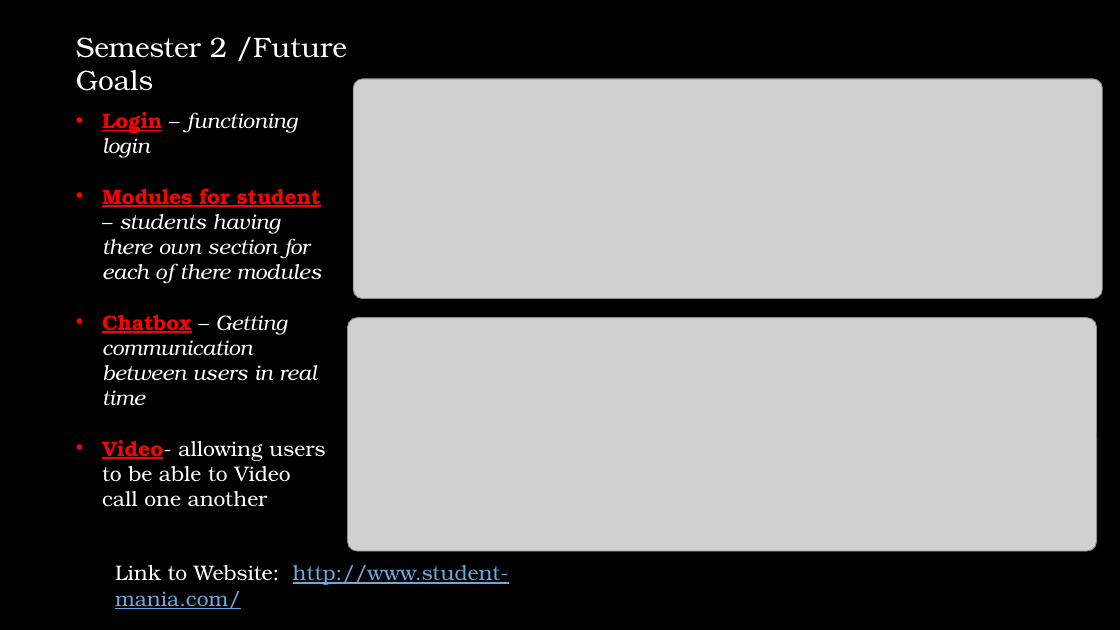
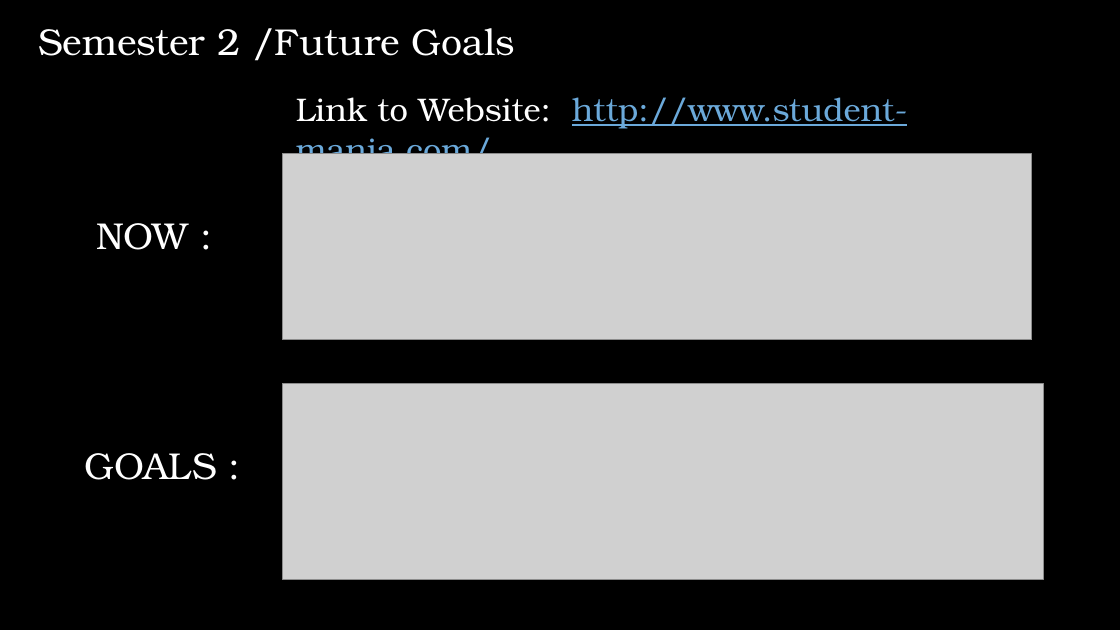
Before and after one commit to GallagherStephen/4thYearProject-Dissertation, a slide deck: slide 5 of Tuesday.pptx. Drawn at 1120x630 pixels with LibreOffice and Linux fonts; fonts in the diff are those of the drawing; grey boxes stand for pictures; background and template pictures are left out. Boxes give left, top, right and bottom in pixels: in the first picture for what was removed or moved away, otherwise in the second. Text is boxed around its words. In the diff, an @@ line names an element or a change of style, - is before the commit and + after.

```diff
--- a/Tuesday.pptx
+++ b/Tuesday.pptx
@@ text "Semester 2 /Future Goals": place and size @@
-text "Semester 2 /Future Goals" at [76, 37, 347, 91]
+text "Semester 2 /Future Goals" at [38, 28, 515, 61]
@@ text "Semester 2 /Future Goals" at [38, 28, 515, 61]: size 24 to 32 pt @@
@@ text "Link to Website: http://www.student-mania.com/": place and size @@
-text "Link to Website: http://www.student-mania.com/" at [115, 565, 509, 609]
+text "Link to Website: http://www.student-mania.com/" at [296, 97, 908, 169]
@@ text "Link to Website: http://www.student-mania.com/" at [296, 97, 908, 169]: size 18 to 28 pt @@
@@ picture removed at [353, 79, 1102, 298] @@
@@ text removed at [102, 112, 325, 506] @@
-• Login – functioning login
-• Modules for student – students having there own section for each of there modules
-• Chatbox – Getting communication between users in real time
-• Video- allowing users to be able to Video call one another
@@ picture added at [282, 154, 1032, 340] @@
@@ text added at [96, 223, 188, 250], 32 pt, text #FFFFFF @@
+NOW :
@@ picture: place and size @@
-picture at [348, 318, 1097, 551]
+picture at [282, 383, 1044, 580]
@@ text added at [85, 453, 217, 480], 32 pt, text #FFFFFF @@
+GOALS :
```
Also in this commit, not shown: 3 other slides changed, 1 slide added, 1 slide removed.
